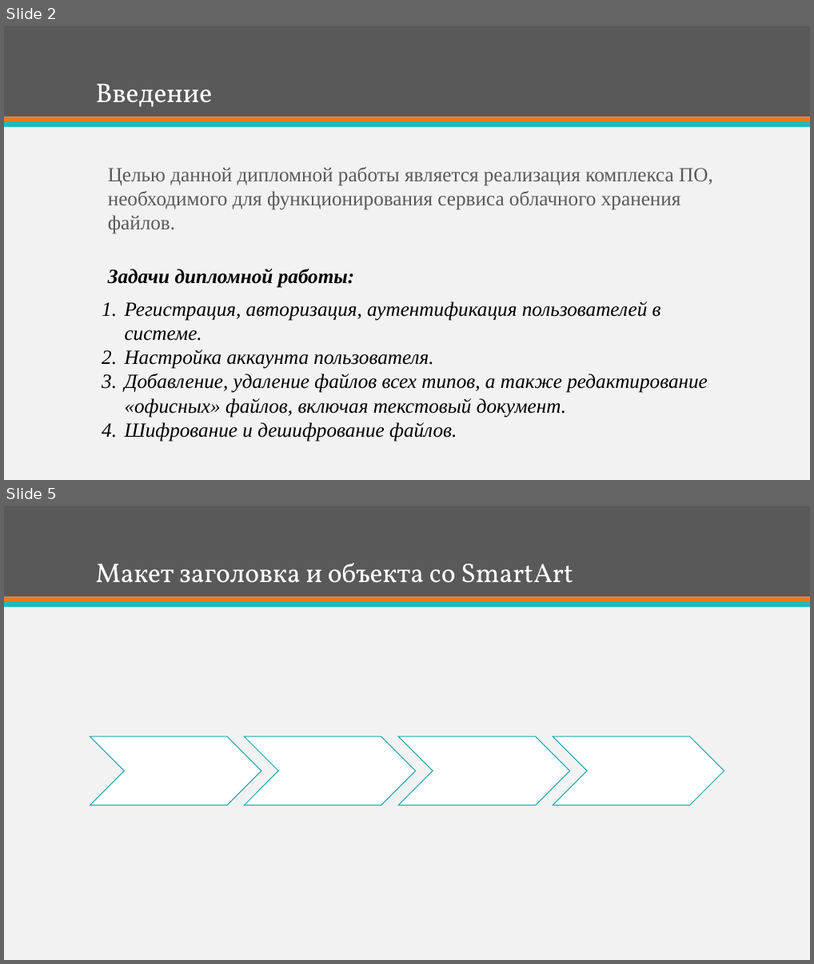
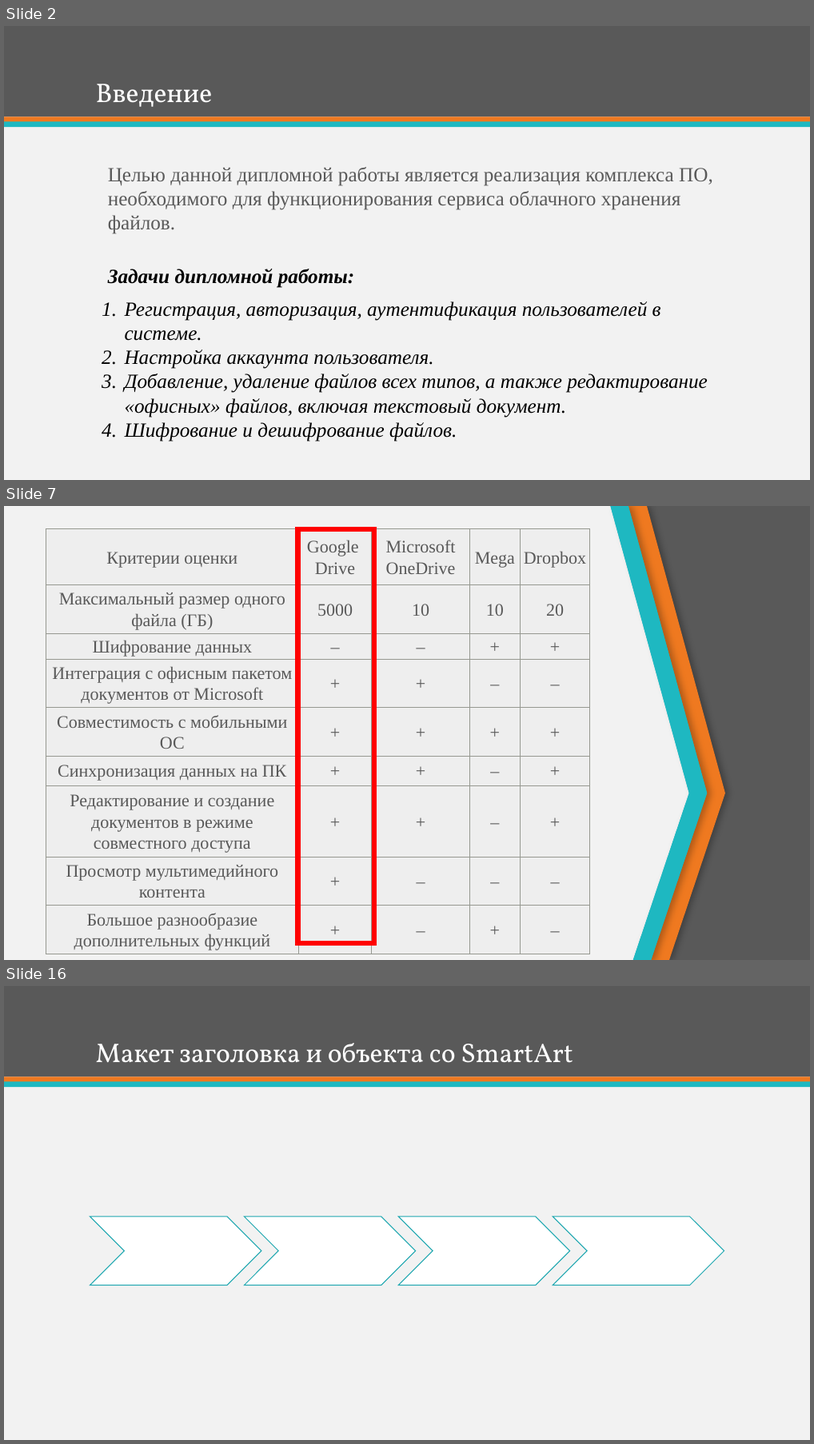
Before and after one commit to IvanKhAU525/Diploma, a slide deck: Presentation.pptx. Shown one above the other, each under a label of ours: slides 2 and 5 before the commit, slides 2, 7 and 16 after it; the slides between them are not shown. The pictures are 814x964 and 814x1444 pixels, drawn with LibreOffice and Linux fonts; fonts in the diff are those of the drawing. Boxes give left, top, right and bottom in pixels: in the first picture for what was removed or moved away, otherwise in the second. Text is boxed around its words. In the diff, an @@ line names an element or a change of style, - is before the commit and + after.

```diff
--- a/Presentation.pptx
+++ b/Presentation.pptx
@@ slide 7 added at (4, 506, 810, 960), background #F2F2F2 @@
@@ table added at (46, 529, 591, 953), 9 rows, 5 columns @@
+Критерии оценки | Google Drive | Microsoft OneDrive | Mega | Dropbox
+Максимальный размер одного файла (ГБ) | 5000 | 10 | 10 | 20
+Шифрование данных | – | – | + | +
+Интеграция с офисным пакетом документов от Microsoft | + | + | – | –
+Совместимость с мобильными ОС | + | + | + | +
+Синхронизация данных на ПК | + | + | – | +
+Редактирование и создание документов в режиме совместного доступа | + | + | – | +
+Просмотр мультимедийного контента | + | – | – | –
+Большое разнообразие дополнительных функций | + | – | + | –
@@ rectangle added at (298, 529, 374, 943), outline #FF0000 6 pt @@
@@ freeform shape added at (610, 506, 707, 960), fill #1EB8C1 @@
@@ freeform shape added at (610, 506, 707, 960), fill #1EB8C1 @@
@@ freeform shape added at (615, 506, 726, 960), fill #EF7920 @@
@@ freeform shape added at (641, 506, 810, 960), fill #595959 @@
@@ what was slide 5 is now slide 16 @@
```
Also in this commit, not shown: 1 slide changed, 11 other slides added, 1 slide removed, 2 other files.
